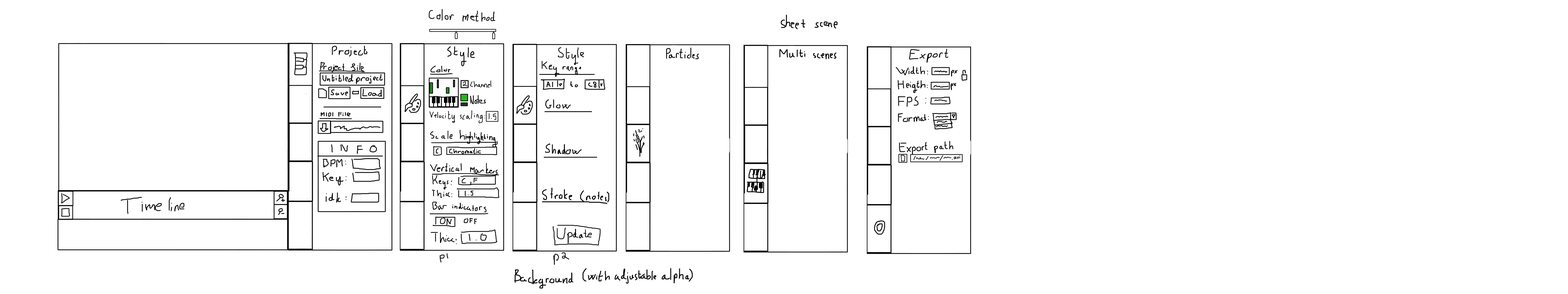
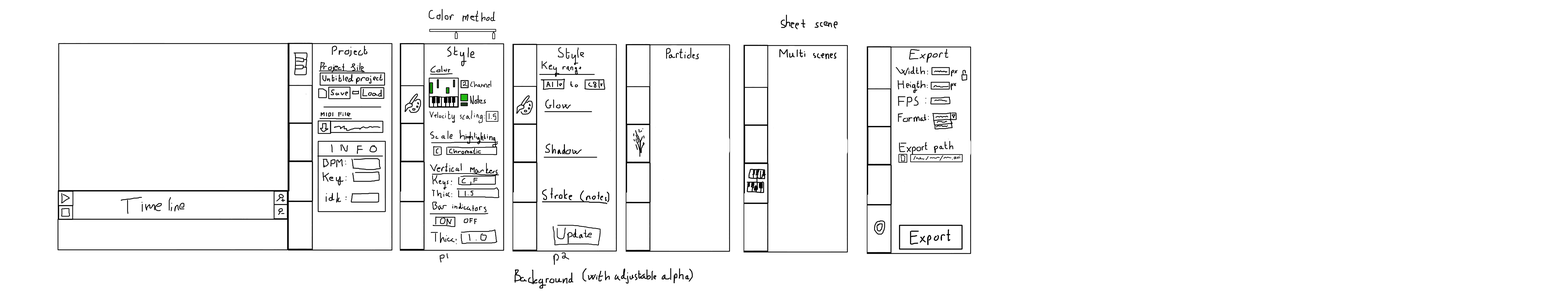
Comparing the layer stacks of the two (1568, 294) images. Changes:
painted on "Layer 1 Merged" over [898, 224, 963, 250]
